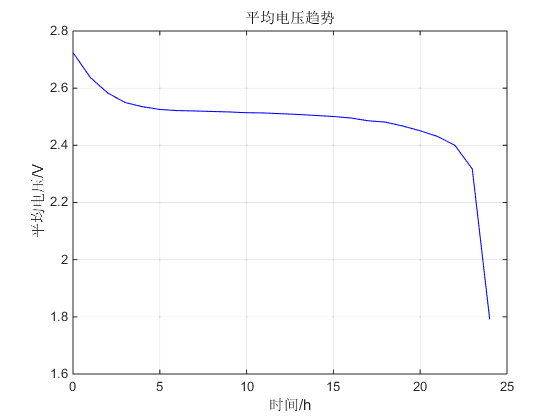
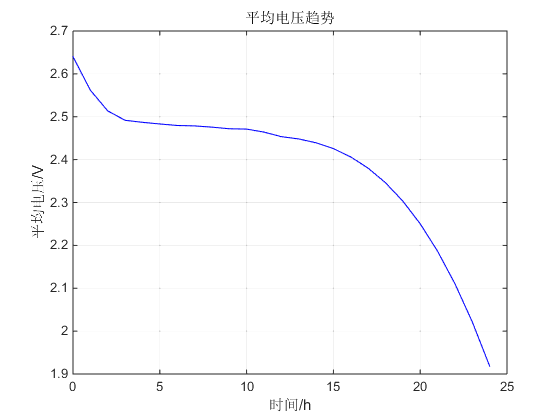
Before/after of a 560×420 layered artwork. What changed in the layer stack:
added layer "图层 2" above "图层 1" over [31, 11, 512, 412]
hid "图层 1" over [31, 11, 512, 412]
